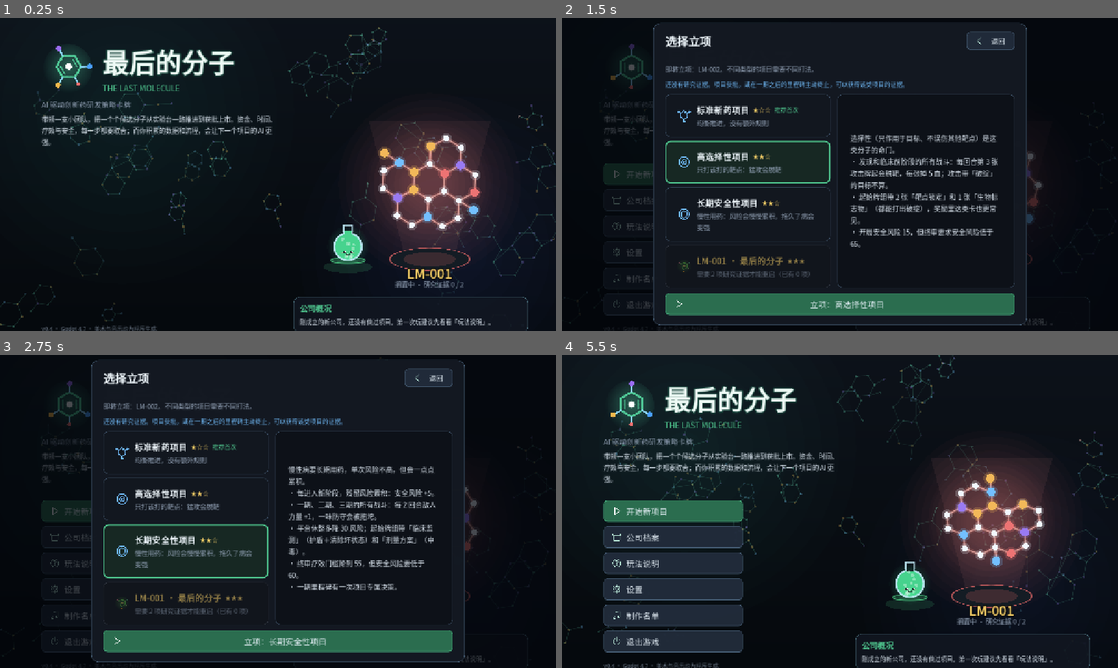
Above: before the commit, frames 1-4 (two rows, left to right).
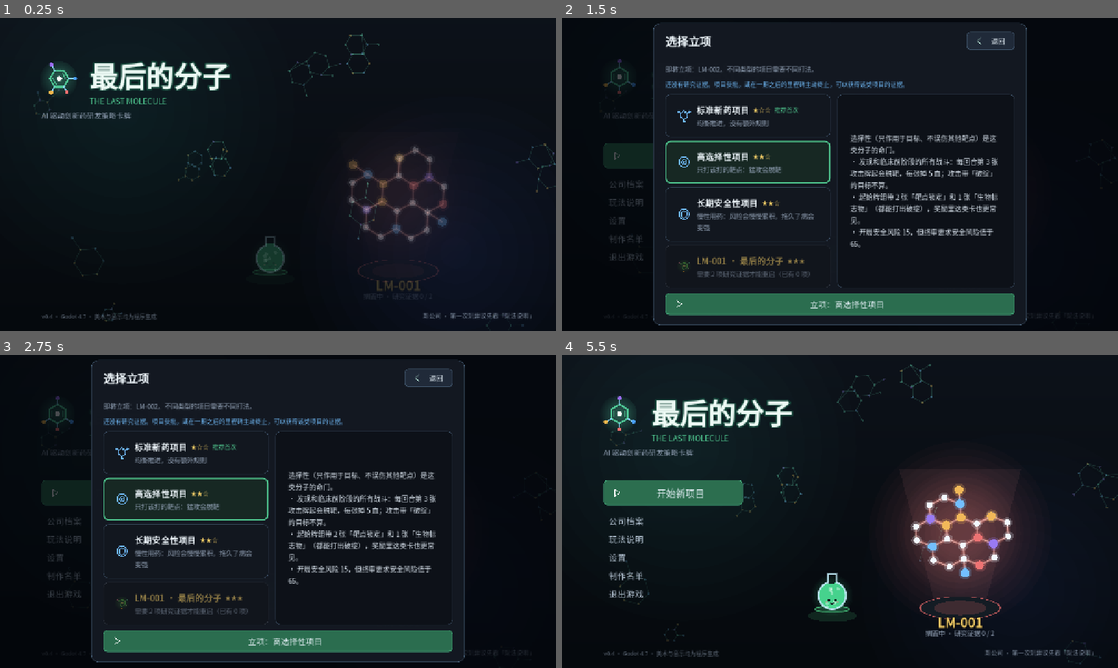
Above: after the commit, the same moments.

Repository: bug1024/LastMolecule
Game: Godot game, scene res://title.tscn
The game is run twice, just before and just after one commit, with the same random seed, the same clock (stepped at 60 frames per second) and the same inputs.
Inputs:
- Up to frame 1 (0.25 s): no input
- Up to frame 2 (1.5 s): click "开始新项目" at 0.5 s; click "开始新项目" at 1.25 s
- Up to frame 3 (2.75 s): click "公司档案" at 2 s
- Up to frame 4 (5.5 s): click "玩法说明" at 2.75 s; click "设置" at 3.5 s; click "制作名单" at 4.25 s; click "返回" at 5 s

The runs differ from the first frame. In frame 1, 15% of the frame differs, in the area x 0-100%, y 2-100%; in frame 2, 1.9%; in frame 3, 7.2%; in frame 4, 28%, in the area x 0-98%, y 0-100%.

Commit message:
Title screen: hero-led layout with a game-style menu
- LM-001 hero fills most of the right side and fades in; fixed its
  first layout being skipped when sized before _ready
- Menu: one glowing primary button (start / continue) and borderless
  text items with a hover arrow and sound
- Removed the long tagline; company summary is one line bottom-right
- Fewer background molecules so it no longer reads like a network graph
- Title test compares menu labels without the arrow padding

Co-Authored-By: Claude Opus 5.5 <noreply@anthropic.com>

Diff:
--- a/localization/translations.csv
+++ b/localization/translations.csv
@@ -852,3 +852,5 @@
 comp.leader,领先：%s · %s,Leader: %s · %s
 comp.approved,%s 已获批，终审疗效门槛 +%d,%s approved: efficacy bar +%d
 comp.none,暂无在研竞品,No active rivals
+title.company_short,公司：已做 %d 个项目 · 获批 %d · 流程 Lv%d · 开局 AI %s,Company: %d programs · %d approved · Process Lv%d · AI starts %s
+title.company_new_short,新公司 · 第一次玩建议先看「玩法说明」,New company · first time? Check How to Play
--- a/scripts/screens/title_screen.gd
+++ b/scripts/screens/title_screen.gd
@@ -1,5 +1,6 @@
 extends Control
-## 标题界面：Logo、主菜单（开始 / 公司档案 / 玩法说明 / 设置 / 制作名单 / 退出）与公司概况。
+## 标题界面：右侧大半屏是 LM-001 主视觉（TitleHero），左侧标题 + 游戏式菜单（一个发光主按钮 + 无边框文字项），
+## 公司概况缩成右下角一行。
 
 var _menu: VBoxContainer
 var _company_box: VBoxContainer
@@ -11,12 +12,13 @@
 var _confirm: ConfirmDialog
 var _hero: TitleHero
 var _project_select: ProjectSelectPanel
+var _primary: Button
 
 
 func _ready() -> void:
 	GameSettings.apply()
 	var bg := MoleculeBackground.new()
-	bg.molecule_count = 26
+	bg.molecule_count = 10   # 少量漂浮分子做氛围，太密会像数据关系图
 	bg.set_anchors_and_offsets_preset(Control.PRESET_FULL_RECT)
 	add_child(bg)
 	_build()
@@ -27,84 +29,80 @@
 	for child in get_children():
 		if not child is MoleculeBackground:
 			child.queue_free()
-	var margin := MarginContainer.new()
-	margin.set_anchors_and_offsets_preset(Control.PRESET_FULL_RECT)
-	margin.add_theme_constant_override("margin_left", 96)
-	margin.add_theme_constant_override("margin_right", 64)
-	margin.add_theme_constant_override("margin_top", 36 if RunSave.exists() else 56)
-	margin.add_theme_constant_override("margin_bottom", 40)
-	add_child(margin)
-	var row := HBoxContainer.new()
-	row.add_theme_constant_override("separation", 40)
-	margin.add_child(row)
+	# 主视觉占满右侧大半屏，左侧只放标题与菜单，公司信息缩成右下角一行
+	_hero = TitleHero.new()
+	_hero.set_anchors_and_offsets_preset(Control.PRESET_FULL_RECT)
+	_hero.offset_left = 470
+	_hero.offset_top = 40
+	_hero.offset_right = -40
+	_hero.offset_bottom = -56
+	add_child(_hero)
 
 	var left := VBoxContainer.new()
-	left.size_flags_horizontal = Control.SIZE_EXPAND_FILL
-	left.add_theme_constant_override("separation", 10)
-	row.add_child(left)
+	left.position = Vector2(96, 64 if RunSave.exists() else 84)
+	left.add_theme_constant_override("separation", 6)
+	add_child(left)
 	var brand := HBoxContainer.new()
-	brand.add_theme_constant_override("separation", 20)
+	brand.add_theme_constant_override("separation", 18)
 	_logo = TextureRect.new()
 	_logo.texture = UIKit.icon("logo")
 	_logo.expand_mode = TextureRect.EXPAND_IGNORE_SIZE
 	_logo.stretch_mode = TextureRect.STRETCH_KEEP_ASPECT_CENTERED
-	_logo.custom_minimum_size = Vector2(120, 120)
+	_logo.custom_minimum_size = Vector2(92, 92)
 	brand.add_child(_logo)
 	var names := VBoxContainer.new()
 	names.alignment = BoxContainer.ALIGNMENT_CENTER
-	var title := UIKit.header(tr("ui.title"), 60, Color(0.93, 0.98, 0.96))
-	title.add_theme_constant_override("outline_size", 10)
-	title.add_theme_color_override("font_outline_color", Color(0.1, 0.35, 0.28, 0.6))
+	names.add_theme_constant_override("separation", 0)
+	var title := UIKit.header(tr("ui.title"), 64, Color(0.93, 0.98, 0.96))
+	title.add_theme_constant_override("outline_size", 14)
+	title.add_theme_color_override("font_outline_color", Color(0.1, 0.4, 0.3, 0.55))
 	names.add_child(title)
 	names.add_child(UIKit.label(tr("title.english"), UIKit.ACCENT, 18))
 	brand.add_child(names)
 	left.add_child(brand)
 	left.add_child(UIKit.label(tr("ui.subtitle"), UIKit.TEXT_DIM, 17))
-	var tagline := UIKit.label(tr("title.tagline"), UIKit.TEXT, 15, true)
-	tagline.custom_minimum_size = Vector2(520, 0)
-	left.add_child(tagline)
 	var gap := Control.new()
-	gap.custom_minimum_size = Vector2(0, 4 if RunSave.exists() else 18)
+	gap.custom_minimum_size = Vector2(0, 26 if RunSave.exists() else 40)
 	left.add_child(gap)
 
 	_menu = VBoxContainer.new()
-	_menu.add_theme_constant_override("separation", 7 if RunSave.exists() else 10)
+	_menu.add_theme_constant_override("separation", 4)
 	_menu.custom_minimum_size = Vector2(320, 0)
 	_menu.size_flags_horizontal = Control.SIZE_SHRINK_BEGIN
 	left.add_child(_menu)
 	var saved := RunSave.summary()
 	if not saved.is_empty():
-		_menu_button("title.continue", "ui_play", "primary", _on_continue)
+		_primary_button("title.continue", _on_continue)
 		var project := tr("project.title") % [String(saved.project_code), tr("project.type." + String(saved.project_type))]
 		var line := UIKit.label(tr("title.continue_line") % [project, tr("stage." + String(saved.stage)), int(saved.year), int(saved.funding)], UIKit.ACCENT, 14)
 		_menu.add_child(line)
-	_menu_button("title.start", "ui_plus" if not saved.is_empty() else "ui_play", "normal" if not saved.is_empty() else "primary", _on_start)
-	_menu_button("title.archive", "ui_archive", "normal", func() -> void: _archive.open())
-	_menu_button("title.help", "ui_help", "normal", func() -> void: _help.open())
-	_menu_button("title.settings", "type_process", "normal", func() -> void: _settings.open())
-	_menu_button("title.credits", "ui_music", "normal", func() -> void: _credits.open())
+		_menu_item("title.start", _on_start)
+	else:
+		_primary_button("title.start", _on_start)
+	var gap2 := Control.new()
+	gap2.custom_minimum_size = Vector2(0, 8)
+	_menu.add_child(gap2)
+	_menu_item("title.archive", func() -> void: _archive.open())
+	_menu_item("title.help", func() -> void: _help.open())
+	_menu_item("title.settings", func() -> void: _settings.open())
+	_menu_item("title.credits", func() -> void: _credits.open())
 	if OS.get_name() != "Web":
-		_menu_button("title.quit", "ui_power", "normal", func() -> void: get_tree().quit())
-
-	var spacer := Control.new()
-	spacer.size_flags_vertical = Control.SIZE_EXPAND_FILL
-	left.add_child(spacer)
-	left.add_child(UIKit.label(tr("title.version"), Color(UIKit.TEXT_DIM, 0.7), 13))
-
-	var right := VBoxContainer.new()
-	right.custom_minimum_size = Vector2(360, 0)
-	right.size_flags_horizontal = Control.SIZE_EXPAND_FILL
-	right.alignment = BoxContainer.ALIGNMENT_END
-	row.add_child(right)
-	_hero = TitleHero.new()
-	_hero.size_flags_vertical = Control.SIZE_EXPAND_FILL
-	right.add_child(_hero)
-	var card := PanelContainer.new()
-	card.add_theme_stylebox_override("panel", UIKit.panel_style(Color(0.07, 0.09, 0.13, 0.82), Color(0.27, 0.4, 0.45), 14))
+		_menu_item("title.quit", func() -> void: get_tree().quit())
+
+	var version := UIKit.label(tr("title.version"), Color(UIKit.TEXT_DIM, 0.6), 13)
+	version.set_anchors_and_offsets_preset(Control.PRESET_BOTTOM_LEFT)
+	version.grow_vertical = Control.GROW_DIRECTION_BEGIN
+	version.offset_left = 96
+	version.offset_bottom = -24
+	add_child(version)
 	_company_box = VBoxContainer.new()
-	_company_box.add_theme_constant_override("separation", 6)
-	card.add_child(_company_box)
-	right.add_child(card)
+	_company_box.set_anchors_and_offsets_preset(Control.PRESET_BOTTOM_RIGHT)
+	_company_box.grow_horizontal = Control.GROW_DIRECTION_BEGIN
+	_company_box.grow_vertical = Control.GROW_DIRECTION_BEGIN
+	_company_box.offset_right = -48
+	_company_box.offset_bottom = -24
+	_company_box.alignment = BoxContainer.ALIGNMENT_END
+	add_child(_company_box)
 	_fill_company()
 
 	_settings = SettingsPanel.new()
@@ -124,11 +122,38 @@
 	_intro()
 
 
-func _menu_button(key: String, icon_name: String, kind: String, action: Callable) -> void:
-	var btn := UIKit.button(tr(key), icon_name, kind, Vector2(320, 44 if RunSave.exists() else 50))
+## 主按钮：大号发光胶囊
+func _primary_button(key: String, action: Callable) -> void:
+	var btn := UIKit.button(tr(key), "ui_play", "primary", Vector2(300, 58))
+	btn.add_theme_font_size_override("font_size", 22)
+	btn.pressed.connect(action)
+	_menu.add_child(btn)
+	_primary = btn
+
+
+## 次级菜单：无边框的文字项，悬停时变亮并在左侧出现箭头
+func _menu_item(key: String, action: Callable) -> void:
+	var btn := Button.new()
+	btn.text = "   " + tr(key)
 	btn.alignment = HORIZONTAL_ALIGNMENT_LEFT
-	btn.add_theme_font_size_override("font_size", 19)
-	btn.pressed.connect(action)
+	btn.flat = true
+	btn.custom_minimum_size = Vector2(300, 38)
+	btn.add_theme_font_size_override("font_size", 20)
+	btn.add_theme_color_override("font_color", Color(0.72, 0.78, 0.84))
+	btn.add_theme_color_override("font_hover_color", Color(1, 1, 1))
+	btn.add_theme_color_override("font_pressed_color", UIKit.ACCENT.lightened(0.3))
+	btn.add_theme_color_override("font_focus_color", Color(0.72, 0.78, 0.84))
+	var empty := StyleBoxEmpty.new()
+	for state_name in ["normal", "hover", "pressed", "focus"]:
+		btn.add_theme_stylebox_override(state_name, empty)
+	btn.mouse_default_cursor_shape = Control.CURSOR_POINTING_HAND
+	btn.mouse_entered.connect(func() -> void:
+		btn.text = "▸  " + tr(key)
+		GameAudio.sfx("hover"))
+	btn.mouse_exited.connect(func() -> void: btn.text = "   " + tr(key))
+	btn.pressed.connect(func() -> void:
+		GameAudio.sfx("click")
+		action.call())
 	_menu.add_child(btn)
 
 
@@ -139,21 +164,27 @@
 		child.queue_free()
 	var company := Company.new()
 	company.load_save()
-	_company_box.add_child(UIKit.header(tr("title.company"), 18, UIKit.ACCENT))
-	if company.runs == 0:
-		_company_box.add_child(UIKit.label(tr("title.company_new"), UIKit.TEXT, 14, true))
-		return
-	var tier := company.tier_for(company.effective_data(0, 0))
-	_company_box.add_child(UIKit.label(tr("title.company_line") % [company.runs, company.approvals, company.process_level(), company.data], UIKit.TEXT, 15, true))
-	_company_box.add_child(UIKit.label(tr("title.company_ai") % tr("tier." + String(tier.id)), UIKit.ACCENT_BLUE, 14, true))
+	var text := tr("title.company_new_short") if company.runs == 0 else tr("title.company_short") % [company.runs, company.approvals,
+		company.process_level(), tr("tier." + String(company.tier_for(company.effective_data(0, 0)).id))]
+	var label := UIKit.label(text, Color(UIKit.TEXT_DIM, 0.85), 14)
+	label.horizontal_alignment = HORIZONTAL_ALIGNMENT_RIGHT
+	_company_box.add_child(label)
 
 
 func _intro() -> void:
 	_menu.modulate.a = 0.0
-	_logo.pivot_offset = Vector2(60, 60)
+	_hero.modulate.a = 0.0
+	_logo.pivot_offset = Vector2(46, 46)
 	var tween := create_tween().set_parallel(true)
 	tween.tween_property(_menu, "modulate:a", 1.0, 0.6).set_delay(0.25)
+	tween.tween_property(_hero, "modulate:a", 1.0, 1.2)
 	tween.tween_property(_logo, "rotation", TAU / 6, 1.2).from(0.0).set_trans(Tween.TRANS_CUBIC).set_ease(Tween.EASE_OUT)
+
+
+## 主按钮呼吸光：提示「从这里开始」
+func _process(_delta: float) -> void:
+	if _primary and is_instance_valid(_primary):
+		_primary.modulate = Color(1, 1, 1).lerp(Color(1.12, 1.18, 1.12), 0.5 + 0.5 * sin(Time.get_ticks_msec() / 500.0))
 
 
 func _rebuild_after_locale() -> void:
--- a/scripts/ui/title_hero.gd
+++ b/scripts/ui/title_hero.gd
@@ -32,6 +32,7 @@
 	_status.horizontal_alignment = HORIZONTAL_ALIGNMENT_CENTER
 	add_child(_status)
 	resized.connect(_layout)
+	_layout.call_deferred()   # 锚点尺寸可能在 _ready 之前就算好了，错过 resized 信号
 	refresh()
 
 
--- a/tests/run_tests.gd
+++ b/tests/run_tests.gd
@@ -1057,7 +1057,7 @@
 	await process_frame
 	var labels: Array[String] = []
 	for b in title.find_children("*", "Button", true, false):
-		labels.append((b as Button).text)
+		labels.append((b as Button).text.strip_edges())   # 次级菜单项前面留了箭头位置的空格
 	_expect(labels.has(title.tr("title.start")) and labels.has(title.tr("title.settings")) and labels.has(title.tr("title.archive")),
 		"Title screen offers start, settings and archive")
 	title._settings.open()
Binary file changed: localization/translations.en.translation
Binary file changed: localization/translations.zh_CN.translation
